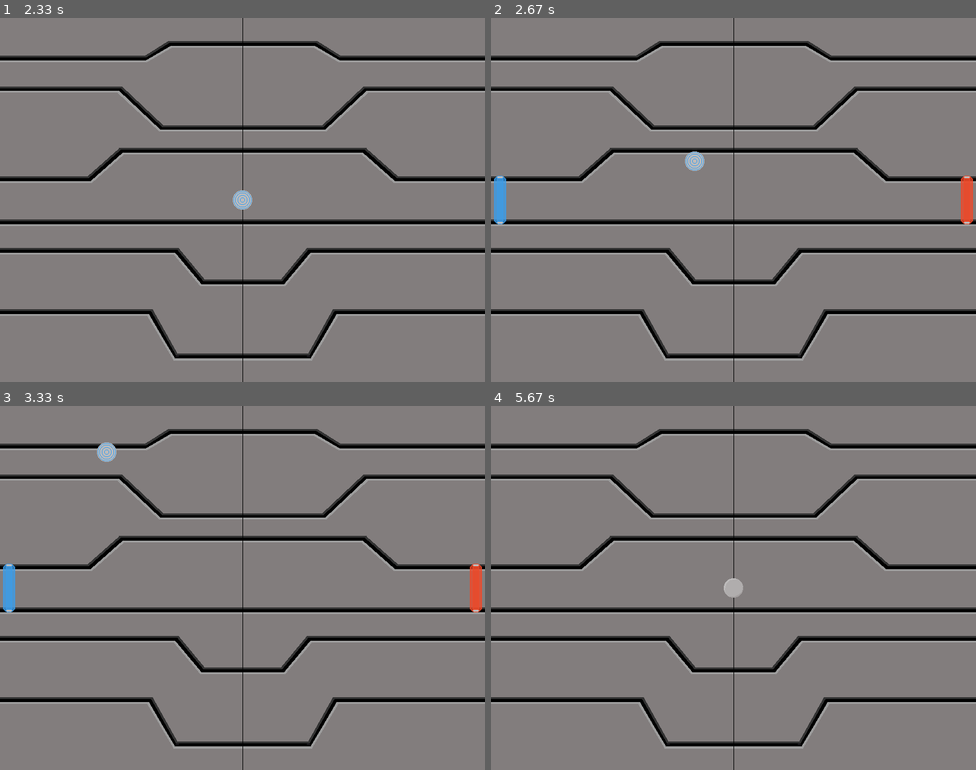
Above: before the commit, frames 1-4 (two rows, left to right).
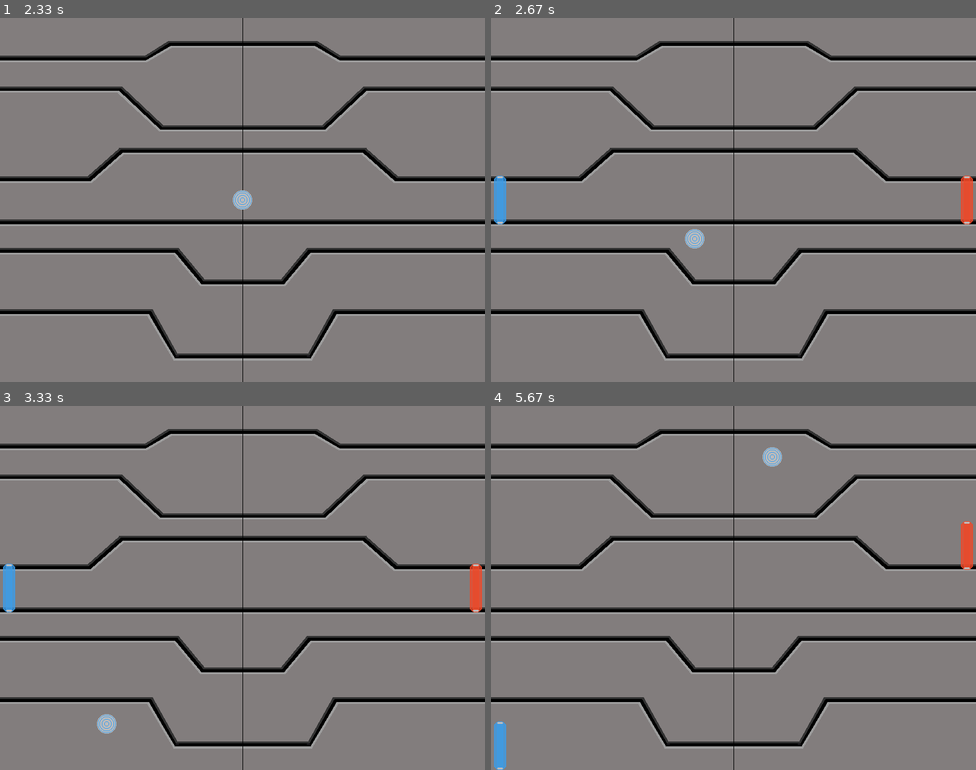
Above: after the commit, the same moments.

Repository: MarcinCichy/TronG---game-with-animation-and-sounds---Pygame
Game: pygame game, started from pong_v2.py
Same seed, same stepped clock (60 frames per second), same inputs: the game is played once before the commit and once after it.
Inputs:
- Up to frame 1 (2.33 s): no input
- Up to frame 2 (2.67 s): no input
- Up to frame 3 (3.33 s): no input
- Up to frame 4 (5.67 s): hold Z 3.33-3.8 s; hold Up 3.33-3.8 s; hold Down 4.33-4.8 s; tap Z at 4.4, 4.7, 4.9, 5.23, 5.57 s; hold Up 4.83-5.13 s; hold Down 5.17-5.47 s; tap A at 5.32 s; hold Up from 5.5 s (still down)

Frame 1 is identical in both runs. In frame 2, 0.3% of the frame differs, in the area x 40-44%, y 36-64%; in frame 3, 0.3%; in frame 4, 1.0%, in the area x 0-100%, y 11-100%.

Commit message:
Some changes and code reorganisations

Diff:
--- a/Board.py
+++ b/Board.py
@@ -23,7 +23,6 @@
 				positions.append(right_image_position)
 
 		for background_position in positions:
-			# print(image_position[0])
 			if background_position[0] <= 0:
 				screen.blit(self.bg_img_left, background_position)  # left half of background move by left top corner
 			else:
@@ -37,13 +36,13 @@
 		screen.blit(self.bg_img_right, (401, 0))
 
 
-class FillBoard():
+class FillBoard:
 	def __init__(self):
 		self.bg_img_left_fill = pygame.image.load('pics/bkg_left_fill_alpha.png').convert_alpha()
 		self.bg_img_right_fill = pygame.image.load('pics/bkg_right_fill_alpha.png').convert_alpha()
 
 	def fill_board(self, side):
-		if side == "left":
+		if side == "board_left":
 			screen.blit(self.bg_img_left_fill, (0, 0))  # left half of background move by left top corner
 		else:
 			screen.blit(self.bg_img_right_fill, (400, 0))  # right half of background move by right top corner
--- a/Disk.py
+++ b/Disk.py
@@ -3,7 +3,7 @@
 from Constants import *
 
 
-class Disk():
+class Disk:
 	def __init__(self, speed_x=DISK_SPEED_X, speed_y=DISK_SPEED_Y):
 		self.speed_x = speed_x
 		self.speed_y = speed_y
@@ -15,32 +15,16 @@
 		self.bounced_disk = self.bounced_disk_img.get_rect()
 		self.static_background = Board()
 		self.disk_ingame_pos.center = (SCREEN_HALF_WIDTH, SCREEN_HALF_HIGHT)
-		# self.disk_vector = pygame.Vector2()
-		# self.bounce_counter = 0
-		#
-		# self.vector_top = pygame.Vector2()
-		# self.vector_bottom = pygame.Vector2()
-		# self.vector_left = pygame.Vector2()
-		# self.vector_right = pygame.Vector2()
-		#
-		# self.vector_top.xy = 400, 0
-		# self.vector_bottom.xy = 400, 600
-		# self.vector_left.xy = 0, 300
-		# self.vector_right.xy = 800, 300
 
 	def disk_start(self):
-		#self.static_background.board_static()
-		# pygame.time.delay(50)
 		self.disk_ingame_pos.center = (SCREEN_HALF_WIDTH, SCREEN_HALF_HIGHT)
 		self.disk_appears_anim()
 		self.speed_x *= random.choice((1, -1))
 		self.speed_y *= random.choice((1, -1))
 		screen.blit(self.disk_ingame_img, self.disk_ingame_pos)
 		pygame.time.delay(250)
-		#pygame.display.update()
 
 	def disk_appears_anim(self):
-		# if point < 1:
 		animation_list = []
 		animation_steps = 12
 
@@ -57,22 +41,6 @@
 			pygame.time.delay(80)
 		self.static_background.board_static()
 
-		#pygame.time.delay(200)
-
-		# print(self.frame)
-		# while self.frame == (len(animation_list)):
-		#
-		# 	if self.frame != 5:
-		# 		# to check if all images are in animation_list, change x position of screen.blit to "frame*50 for example"
-		# 		screen.blit(animation_list[self.frame], (SCREEN_HALF_WIDTH-16, SCREEN_HALF_HIGHT-16))
-		# 	else:
-		# 		self.static_background.board_static()
-		#
-		# 	pygame.display.update()
-		# 	pygame.time.delay(80)
-		# 	self.static_background.board_static()
-		# self.frame += 1
-
 	def disk_move(self):
 		self.disk_ingame_pos.x += self.speed_x
 		self.disk_ingame_pos.y += self.speed_y
@@ -84,13 +52,3 @@
 		screen.blit(self.bounced_disk_img, self.disk_ingame_pos)
 		pygame.display.update()
 		pygame.time.delay(20)
-
-	# def disk_acceleration(self):
-	# 	self.disk_vector.xy = self.disk_ingame.x, self.disk_ingame.y
-	# 	# print(f'Vector = {self.vector}')
-	# 	# print(f'Vector lenght after bounce  = {self.vector.length()}')
-	# 	# print(f'Vector distance = {self.vector.distance_to(self.vector_top)}')
-	# 	# if self.vector.length() < self.vector.length() / 2:
-	# 	# 	self.speed_x -= 30
-	# 	# return self.speed_x
-	# 	return self.disk_vector.distance_to(self.vector_top)
--- a/Paddles.py
+++ b/Paddles.py
@@ -14,9 +14,9 @@
 		self.paddle_right_pos.center = (SCREEN_WIDTH - 15, SCREEN_HALF_HIGHT)
 
 	def show_paddles(self):
-		if self.name == "lewa":
+		if self.name == "left":
 			screen.blit(self.paddle_left_img, self.paddle_left_pos)
-		elif self.name == "prawa":
+		elif self.name == "right":
 			screen.blit(self.paddle_right_img, self.paddle_right_pos)
 
 	def paddle_move(self, speed):
--- a/functions.py
+++ b/functions.py
@@ -1,25 +1,70 @@
-from Paddles import Paddle
 from Board import *
 from Disk import Disk
+from Paddles import Paddle
 from Constants import *
+import pygame
+
+#
+def disk_moving():
+	disk_moving_in_game = Disk()
+	right_paddle_in_game = Paddle("left")
+	left_paddle_in_game = Paddle("right")
+	background_in_game = Board()
+	fill_board_in_game = FillBoard()
+
+	print (disk_moving_in_game.disk_ingame_pos)
+	if disk_moving_in_game.disk_ingame_pos.colliderect(right_paddle_in_game.paddle_right_pos) or disk_moving_in_game.disk_ingame_pos.colliderect(left_paddle_in_game.paddle_left_pos):
+		disk_moving_in_game.speed_x *= -1
+		disk_moving_in_game.disk_after_bounc()
+
+	# check collision with top and bottom of board
+
+	if disk_moving_in_game.disk_ingame_pos.bottom >= SCREEN_HIGHT or disk_moving_in_game.disk_ingame_pos.top <= 0:
+		disk_moving_in_game.speed_y *= -1
+		disk_moving_in_game.disk_after_bounc()
+
+	if disk_moving_in_game.disk_ingame_pos.right >= SCREEN_WIDTH:
+		fill_board_in_game.fill_board("board_right")
+		background_in_game.board_static()  # -> check it
+		pygame.time.delay(650)
+		disk_moving_in_game.disk_ingame_pos.center = (SCREEN_HALF_WIDTH, SCREEN_HALF_HIGHT)
+		start_game()
+
+	if disk_moving_in_game.disk_ingame_pos.left <= 0:
+		fill_board_in_game.fill_board("board_left")
+		background_in_game.board_static()  # -> check it
+		pygame.time.delay(650)
+		disk_moving_in_game.disk_ingame_pos.center = (SCREEN_HALF_WIDTH, SCREEN_HALF_HIGHT)
+		start_game()
 
 
-def disk_bounc():
-	if Disk.disk_ingame_pos.colliderect(right_paddle.paddle_right_pos) or disk.disk_ingame_pos.colliderect(
-			left_paddle.paddle_left_pos):
-		Disk.speed_x *= -1
-		Disk.disk_after_bounc()
+def start_game():
+	start_game_board = Board()
+	start_game_board.board_appearance()
+	new_disk = Disk()
+	new_disk.disk_start()
 
-	if Disk.disk_ingame_pos.bottom >= SCREEN_HIGHT or Disk.disk_ingame_pos.top <= 0:
-		Disk.speed_y *= -1
-		Disk.disk_after_bounc()
-
-	if Disk.disk_ingame_pos.right >= SCREEN_WIDTH:
-		Board.fill_board("right")
-
-	if Disk.disk_ingame_pos.left <= 0:
-		Board.fill_board("left")
-
-def start_game():
-	background.board_appearance()  # it should be run only once at start and every time when point is hit
-	disk.disk_start()
+# #
+# def read_keys_events():
+# 	for event in pygame.event.get():
+# 		if event.type == pygame.KEYDOWN:
+# 			if event.key == pygame.K_DOWN:
+# 				PADDLE_SPEED_RIGHT += 10
+# 			if event.key == pygame.K_UP:
+# 				PADDLE_SPEED_RIGHT -= 10
+# 		if event.type == pygame.KEYUP:
+# 			if event.key == pygame.K_DOWN:
+# 				PADDLE_SPEED_RIGHT -= 10
+# 			if event.key == pygame.K_UP:
+# 				PADDLE_SPEED_RIGHT += 10
+#
+# 		if event.type == pygame.KEYDOWN:
+# 			if event.key == pygame.K_z:
+# 				PADDLE_SPEED_LEFT += 10
+# 			if event.key == pygame.K_a:
+# 				PADDLE_SPEED_LEFT -= 10
+# 		if event.type == pygame.KEYUP:
+# 			if event.key == pygame.K_z:
+# 				PADDLE_SPEED_LEFT -= 10
+# 			if event.key == pygame.K_a:
+# 				PADDLE_SPEED_LEFT += 10
--- a/pong_v2.py
+++ b/pong_v2.py
@@ -1,11 +1,12 @@
 """ Exam at mentoring program "Za rączkę"
 			Game "PONG"
 										"""
-import random
-import time
-
-import pygame
-import spritesheet
+# import random
+# import time
+#
+# import pygame
+# import spritesheet
+import functions
 from Paddles import Paddle
 from Board import *
 from Disk import Disk
@@ -18,47 +19,42 @@
 clock = pygame.time.Clock()
 
 screen.fill(BKG_COLOR)
+
 background = Board()
+disk = Disk()
+left_paddle = Paddle("left")
+right_paddle = Paddle("right")
+fillboard = FillBoard()
 
-disk = Disk()
-left_paddle = Paddle("lewa")
-right_paddle = Paddle("prawa")
-filldboard = FillBoard()
-
-
-def start_game():
-	background.board_appearance()  # it should be run only once at start and every time when point is hit
-	disk.disk_start()
-
-start_game()
-
+functions.start_game()
 
 while True:
-
+	# game logic
+	# check collision with paddles
 	if disk.disk_ingame_pos.colliderect(right_paddle.paddle_right_pos) or disk.disk_ingame_pos.colliderect(
 			left_paddle.paddle_left_pos):
 		disk.speed_x *= -1
 		disk.disk_after_bounc()
 
+	# check collision with top and bottom of board
 	if disk.disk_ingame_pos.bottom >= SCREEN_HIGHT or disk.disk_ingame_pos.top <= 0:
 		disk.speed_y *= -1
 		disk.disk_after_bounc()
-	# -----------------------------------------------------------------------------------------------------
-	if disk.disk_ingame_pos.right >= SCREEN_WIDTH:
-		filldboard.fill_board("right")
+
+	# check if the disk has reached its target
+	if disk.disk_ingame_pos.right >= SCREEN_WIDTH or disk.disk_ingame_pos.left <= 0:
+		if disk.disk_ingame_pos.right >= SCREEN_WIDTH:
+			fillboard.fill_board("board_right")
+		elif disk.disk_ingame_pos.left <= 0:
+			fillboard.fill_board("board_left")
 		background.board_static()  # -> check it
 		pygame.time.delay(650)
+		disk.disk_ingame_pos.center = (SCREEN_HALF_WIDTH, SCREEN_HALF_HIGHT)
+		functions.start_game()
 
-		disk.disk_start()
-		#pygame.time.delay(50)
+	#functions.disk_moving()
 
-	if disk.disk_ingame_pos.left <= 0:
-		filldboard.fill_board("left")
-		background.board_static()  # -> check it
-		pygame.time.delay(650)
-		disk.disk_start()
-		#pygame.time.delay(50)
-	# -----------------------------------------------------------------------------------------------------
+	# pygame events to control game and paddles
 	for event in pygame.event.get():
 		if event.type == pygame.QUIT:
 			pygame.quit()
